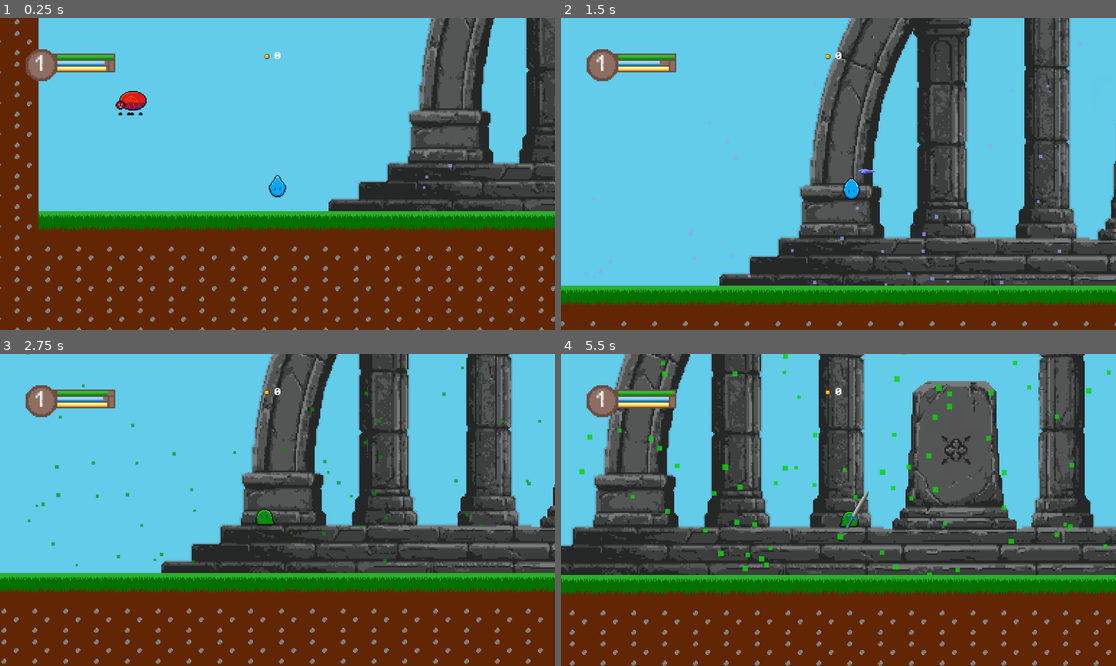
Above: before the commit, frames 1-4 (two rows, left to right).
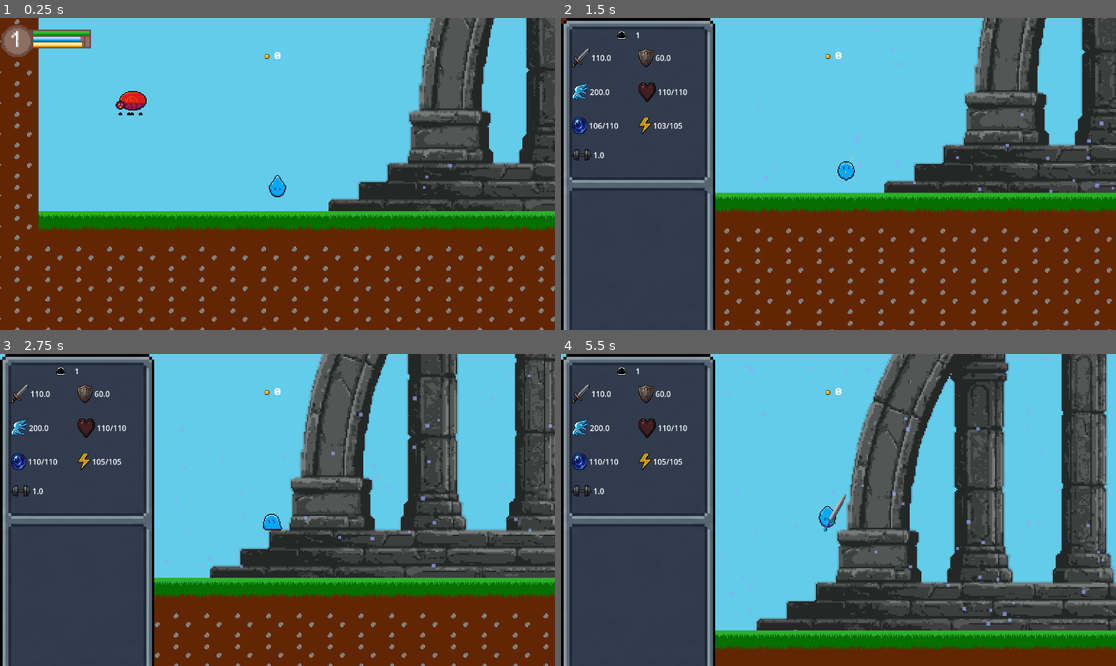
Above: after the commit, the same moments.

Repository: HEX-nova/Elegy-of-Ascension
Game: Godot game, scene res://Scenes/Tutorial.tscn
Same seed, same stepped clock (60 frames per second), same inputs: the game is played once before the commit and once after it.
Inputs (mouse positions are in pixels of both pictures, inside the frame that each line leads up to):
- Up to frame 1 (0.25 s): no input
- Up to frame 2 (1.5 s): tap Enter (ui_accept) at 0.5, 0.77 s; move the mouse to (960, 158) at 0.52 s; hold Right (ui_right) from 0.53 s (still down); tap U (Stats, bound only after the commit) at 0.6 s; move the mouse to (727, 189) at 1.27 s; click (727, 189) at 1.35 s
- Up to frame 3 (2.75 s): tap Enter (ui_accept) at 1.52 s; tap U (Stats, bound only after the commit) at 1.55, 2.3 s; move the mouse to (333, 441) at 2.02 s; release Right (ui_right) at 2.03 s; hold Left (ui_left) from 2.03 s (still down); right-click (333, 441) at 2.1 s
- Up to frame 4 (5.5 s): move the mouse to (810, 572) at 2.77 s; release Left (ui_left) at 2.78 s; hold Right (ui_right) 2.78-4.28 s; tap Shift (Sprint) at 2.85 s; tap Enter (ui_accept) at 3.02, 3.77, 4.52 s; tap U (Stats, bound only after the commit) at 3.05, 3.8, 4.35, 5.1 s; move the mouse to (1005, 556) at 3.52 s; tap F (SwitchMode) at 3.6 s; move the mouse to (672, 463) at 4.27 s; hold Left (ui_left) 4.28-5.03 s; move the mouse to (866, 510) at 5.02 s; hold Right (ui_right) from 5.03 s (still down)

The runs differ from the first frame. In frame 1, 2.3% of the frame differs, in the area x 0-21%, y 2-21%; in frame 2, 78%, in the area x 0-100%, y 0-100%; in frame 3, 65%; in frame 4, 76%.

Commit message:
Made pause / stats window

Diff:
--- /dev/null
+++ b/Animation Modules/UI icon animation.tres
@@ -0,0 +1,277 @@
+[gd_resource type="SpriteFrames" format=3 uid="uid://bk5rmhblp1d6i"]
+
+[ext_resource type="Texture2D" uid="uid://cqcjmf26vyaaw" path="res://Sprites/CryoModel.png" id="1_w7uve"]
+[ext_resource type="Texture2D" uid="uid://cmwnuoosicqaq" path="res://Sprites/DendroModel.png" id="2_52jlb"]
+[ext_resource type="Texture2D" uid="uid://buhlnlwat05lo" path="res://Sprites/HydroModel.png" id="3_e4acm"]
+[ext_resource type="Texture2D" uid="uid://drr8cmir87xk" path="res://Sprites/PyroModel.png" id="4_7vl77"]
+[ext_resource type="Texture2D" uid="uid://c7bn8kde2krde" path="res://Sprites/GeoModel.png" id="5_m4mn4"]
+[ext_resource type="Texture2D" uid="uid://ed4dm5ixxa7" path="res://Sprites/AnemoModel.png" id="6_wc21j"]
+[ext_resource type="Texture2D" uid="uid://spgh3m2r7ev4" path="res://Sprites/ElectroModel.png" id="7_x0qgq"]
+[ext_resource type="Texture2D" uid="uid://b6g81isegoe16" path="res://Sprites/NhlmModel.png" id="8_t35qi"]
+
+[sub_resource type="AtlasTexture" id="AtlasTexture_7ivx2"]
+atlas = ExtResource("1_w7uve")
+region = Rect2(0, 0, 32, 32)
+
+[sub_resource type="AtlasTexture" id="AtlasTexture_itdtf"]
+atlas = ExtResource("1_w7uve")
+region = Rect2(32, 0, 32, 32)
+
+[sub_resource type="AtlasTexture" id="AtlasTexture_sge8u"]
+atlas = ExtResource("1_w7uve")
+region = Rect2(64, 0, 32, 32)
+
+[sub_resource type="AtlasTexture" id="AtlasTexture_lorct"]
+atlas = ExtResource("1_w7uve")
+region = Rect2(96, 0, 32, 32)
+
+[sub_resource type="AtlasTexture" id="AtlasTexture_bt5b4"]
+atlas = ExtResource("2_52jlb")
+region = Rect2(0, 0, 32, 32)
+
+[sub_resource type="AtlasTexture" id="AtlasTexture_q6tw6"]
+atlas = ExtResource("2_52jlb")
+region = Rect2(32, 0, 32, 32)
+
+[sub_resource type="AtlasTexture" id="AtlasTexture_b1stp"]
+atlas = ExtResource("2_52jlb")
+region = Rect2(64, 0, 32, 32)
+
+[sub_resource type="AtlasTexture" id="AtlasTexture_fsrvp"]
+atlas = ExtResource("2_52jlb")
+region = Rect2(96, 0, 32, 32)
+
+[sub_resource type="AtlasTexture" id="AtlasTexture_vn1fx"]
+atlas = ExtResource("3_e4acm")
+region = Rect2(0, 0, 32, 32)
+
+[sub_resource type="AtlasTexture" id="AtlasTexture_ch70x"]
+atlas = ExtResource("3_e4acm")
+region = Rect2(32, 0, 32, 32)
+
+[sub_resource type="AtlasTexture" id="AtlasTexture_gi0bx"]
+atlas = ExtResource("3_e4acm")
+region = Rect2(64, 0, 32, 32)
+
+[sub_resource type="AtlasTexture" id="AtlasTexture_bf165"]
+atlas = ExtResource("3_e4acm")
+region = Rect2(96, 0, 32, 32)
+
+[sub_resource type="AtlasTexture" id="AtlasTexture_6akdd"]
+atlas = ExtResource("4_7vl77")
+region = Rect2(0, 0, 32, 32)
+
+[sub_resource type="AtlasTexture" id="AtlasTexture_hetpo"]
+atlas = ExtResource("4_7vl77")
+region = Rect2(32, 0, 32, 32)
+
+[sub_resource type="AtlasTexture" id="AtlasTexture_6h8cj"]
+atlas = ExtResource("4_7vl77")
+region = Rect2(64, 0, 32, 32)
+
+[sub_resource type="AtlasTexture" id="AtlasTexture_pylcp"]
+atlas = ExtResource("4_7vl77")
+region = Rect2(96, 0, 32, 32)
+
+[sub_resource type="AtlasTexture" id="AtlasTexture_l5x7m"]
+atlas = ExtResource("5_m4mn4")
+region = Rect2(0, 0, 32, 32)
+
+[sub_resource type="AtlasTexture" id="AtlasTexture_f3pwd"]
+atlas = ExtResource("5_m4mn4")
+region = Rect2(32, 0, 32, 32)
+
+[sub_resource type="AtlasTexture" id="AtlasTexture_xah3j"]
+atlas = ExtResource("5_m4mn4")
+region = Rect2(64, 0, 32, 32)
+
+[sub_resource type="AtlasTexture" id="AtlasTexture_236ef"]
+atlas = ExtResource("5_m4mn4")
+region = Rect2(96, 0, 32, 32)
+
+[sub_resource type="AtlasTexture" id="AtlasTexture_7pqlv"]
+atlas = ExtResource("6_wc21j")
+region = Rect2(0, 0, 32, 32)
+
+[sub_resource type="AtlasTexture" id="AtlasTexture_68eeh"]
+atlas = ExtResource("6_wc21j")
+region = Rect2(32, 0, 32, 32)
+
+[sub_resource type="AtlasTexture" id="AtlasTexture_6w7pi"]
+atlas = ExtResource("6_wc21j")
+region = Rect2(64, 0, 32, 32)
+
+[sub_resource type="AtlasTexture" id="AtlasTexture_vqymq"]
+atlas = ExtResource("6_wc21j")
+region = Rect2(96, 0, 32, 32)
+
+[sub_resource type="AtlasTexture" id="AtlasTexture_udmc2"]
+atlas = ExtResource("7_x0qgq")
+region = Rect2(0, 0, 32, 32)
+
+[sub_resource type="AtlasTexture" id="AtlasTexture_gtu0v"]
+atlas = ExtResource("7_x0qgq")
+region = Rect2(32, 0, 32, 32)
+
+[sub_resource type="AtlasTexture" id="AtlasTexture_ilc05"]
+atlas = ExtResource("7_x0qgq")
+region = Rect2(64, 0, 32, 32)
+
+[sub_resource type="AtlasTexture" id="AtlasTexture_7nrgf"]
+atlas = ExtResource("7_x0qgq")
+region = Rect2(96, 0, 32, 32)
+
+[sub_resource type="AtlasTexture" id="AtlasTexture_0y8wy"]
+atlas = ExtResource("8_t35qi")
+region = Rect2(0, 0, 32, 32)
+
+[sub_resource type="AtlasTexture" id="AtlasTexture_tkm7a"]
+atlas = ExtResource("8_t35qi")
+region = Rect2(32, 0, 32, 32)
+
+[sub_resource type="AtlasTexture" id="AtlasTexture_vue2n"]
+atlas = ExtResource("8_t35qi")
+region = Rect2(64, 0, 32, 32)
+
+[sub_resource type="AtlasTexture" id="AtlasTexture_wow7h"]
+atlas = ExtResource("8_t35qi")
+region = Rect2(96, 0, 32, 32)
+
+[resource]
+animations = [{
+"frames": [{
+"duration": 1.0,
+"texture": SubResource("AtlasTexture_7ivx2")
+}, {
+"duration": 1.0,
+"texture": SubResource("AtlasTexture_itdtf")
+}, {
+"duration": 1.0,
+"texture": SubResource("AtlasTexture_sge8u")
+}, {
+"duration": 1.0,
+"texture": SubResource("AtlasTexture_lorct")
+}],
+"loop": true,
+"name": &"0",
+"speed": 5.0
+}, {
+"frames": [{
+"duration": 1.0,
+"texture": SubResource("AtlasTexture_bt5b4")
+}, {
+"duration": 1.0,
+"texture": SubResource("AtlasTexture_q6tw6")
+}, {
+"duration": 1.0,
+"texture": SubResource("AtlasTexture_b1stp")
+}, {
+"duration": 1.0,
+"texture": SubResource("AtlasTexture_fsrvp")
+}],
+"loop": true,
+"name": &"1",
+"speed": 5.0
+}, {
+"frames": [{
+"duration": 1.0,
+"texture": SubResource("AtlasTexture_vn1fx")
+}, {
+"duration": 1.0,
+"texture": SubResource("AtlasTexture_ch70x")
+}, {
+"duration": 1.0,
+"texture": SubResource("AtlasTexture_gi0bx")
+}, {
+"duration": 1.0,
+"texture": SubResource("AtlasTexture_bf165")
+}],
+"loop": true,
+"name": &"2",
+"speed": 5.0
+}, {
+"frames": [{
+"duration": 1.0,
+"texture": SubResource("AtlasTexture_6akdd")
+}, {
+"duration": 1.0,
+"texture": SubResource("AtlasTexture_hetpo")
+}, {
+"duration": 1.0,
+"texture": SubResource("AtlasTexture_6h8cj")
+}, {
+"duration": 1.0,
+"texture": SubResource("AtlasTexture_pylcp")
+}],
+"loop": true,
+"name": &"3",
+"speed": 5.0
+}, {
+"frames": [{
+"duration": 1.0,
+"texture": SubResource("AtlasTexture_l5x7m")
+}, {
+"duration": 1.0,
+"texture": SubResource("AtlasTexture_f3pwd")
+}, {
+"duration": 1.0,
+"texture": SubResource("AtlasTexture_xah3j")
+}, {
+"duration": 1.0,
+"texture": SubResource("AtlasTexture_236ef")
+}],
+"loop": true,
+"name": &"4",
+"speed": 5.0
+}, {
+"frames": [{
+"duration": 1.0,
+"texture": SubResource("AtlasTexture_7pqlv")
+}, {
+"duration": 1.0,
+"texture": SubResource("AtlasTexture_68eeh")
+}, {
+"duration": 1.0,
+"texture": SubResource("AtlasTexture_6w7pi")
+}, {
+"duration": 1.0,
+"texture": SubResource("AtlasTexture_vqymq")
+}],
+"loop": true,
+"name": &"5",
+"speed": 5.0
+}, {
+"frames": [{
+"duration": 1.0,
+"texture": SubResource("AtlasTexture_udmc2")
+}, {
+"duration": 1.0,
+"texture": SubResource("AtlasTexture_gtu0v")
+}, {
+"duration": 1.0,
+"texture": SubResource("AtlasTexture_ilc05")
+}, {
+"duration": 1.0,
+"texture": SubResource("AtlasTexture_7nrgf")
+}],
+"loop": true,
+"name": &"6",
+"speed": 5.0
+}, {
+"frames": [{
+"duration": 1.0,
+"texture": SubResource("AtlasTexture_0y8wy")
+}, {
+"duration": 1.0,
+"texture": SubResource("AtlasTexture_tkm7a")
+}, {
+"duration": 1.0,
+"texture": SubResource("AtlasTexture_vue2n")
+}, {
+"duration": 1.0,
+"texture": SubResource("AtlasTexture_wow7h")
+}],
+"loop": true,
+"name": &"7",
+"speed": 5.0
+}]
--- a/Scenes/HUD.tscn
+++ b/Scenes/HUD.tscn
@@ -2,7 +2,9 @@
 
 [ext_resource type="Script" uid="uid://c6q4qv60etci5" path="res://Scripts/hud.gd" id="1_jo1ms"]
 [ext_resource type="Texture2D" uid="uid://jt2wqcpkfvj3" path="res://Sprites/coin.png" id="1_sd512"]
+[ext_resource type="PackedScene" uid="uid://drf2egds7exdy" path="res://Scenes/Stats.tscn" id="2_c3eba"]
 [ext_resource type="FontFile" uid="uid://d1f4gqdkd26i3" path="res://Fonts/PixelOperator8-Bold.ttf" id="3_psnte"]
+[ext_resource type="PackedScene" uid="uid://cehullm6de50b" path="res://Scenes/pause_menu.tscn" id="4_s3jbq"]
 
 [sub_resource type="AtlasTexture" id="AtlasTexture_jo1ms"]
 atlas = ExtResource("1_sd512")
@@ -57,6 +59,9 @@
 [node name="HUD" type="CanvasLayer" unique_id=1410368768]
 script = ExtResource("1_jo1ms")
 
+[node name="PauseMenu" parent="." unique_id=1488684670 instance=ExtResource("4_s3jbq")]
+layer = 3
+
 [node name="UI container" type="Control" parent="." unique_id=74467544]
 layout_mode = 3
 anchors_preset = 15
@@ -64,6 +69,11 @@
 anchor_bottom = 1.0
 grow_horizontal = 2
 grow_vertical = 2
+
+[node name="Stats Tab" parent="UI container" unique_id=1073856702 instance=ExtResource("2_c3eba")]
+process_mode = 3
+layout_mode = 1
+scale = Vector2(3, 3)
 
 [node name="Counter" type="HBoxContainer" parent="UI container" unique_id=896012544]
 layout_mode = 1
--- a/Scenes/Tutorial.tscn
+++ b/Scenes/Tutorial.tscn
@@ -4,7 +4,6 @@
 [ext_resource type="PackedScene" uid="uid://b2vboas5sumof" path="res://Scenes/Player.tscn" id="2_uo1fs"]
 [ext_resource type="PackedScene" uid="uid://cswrnacaxv7go" path="res://Scenes/coin.tscn" id="3_uo1fs"]
 [ext_resource type="PackedScene" uid="uid://dc8aggqgcaqc" path="res://Scenes/HUD.tscn" id="4_7bloo"]
-[ext_resource type="PackedScene" uid="uid://drf2egds7exdy" path="res://Scenes/Stats.tscn" id="5_rlm2d"]
 [ext_resource type="PackedScene" uid="uid://8t7koapnounk" path="res://Scenes/practice_target.tscn" id="6_3j26a"]
 [ext_resource type="PackedScene" uid="uid://ct5ka4g07854y" path="res://Scenes/Sentinel.tscn" id="7_x7a1n"]
 [ext_resource type="PackedScene" uid="uid://4jwx264gmljw" path="res://Scenes/shrine.tscn" id="8_vv0ms"]
@@ -25,13 +24,6 @@
 position = Vector2(-248, 7)
 
 [node name="HUD" parent="." unique_id=1410368768 instance=ExtResource("4_7bloo")]
-
-[node name="Stats Tab" parent="HUD" unique_id=1073856702 instance=ExtResource("5_rlm2d")]
-offset_left = 50.0
-offset_top = 50.0
-offset_right = 90.0
-offset_bottom = 90.0
-scale = Vector2(3, 3)
 
 [node name="Practice Target" parent="." unique_id=697207792 instance=ExtResource("6_3j26a")]
 position = Vector2(312, -48)
--- a/Scenes/cinderbug.tscn
+++ b/Scenes/cinderbug.tscn
@@ -45,7 +45,7 @@
 
 [node name="Cinderbug" type="CharacterBody2D" unique_id=1910152083 groups=["Enemy"]]
 collision_layer = 8
-collision_mask = 119
+collision_mask = 247
 script = ExtResource("1_cfc6s")
 
 [node name="AnimatedSprite2D" type="AnimatedSprite2D" parent="." unique_id=205564152]
--- /dev/null
+++ b/Scenes/pause_menu.tscn
@@ -0,0 +1,174 @@
+[gd_scene format=3 uid="uid://cehullm6de50b"]
+
+[ext_resource type="Texture2D" uid="uid://c8yavqeb57ooh" path="res://Sprites/UI Bg.png" id="1_1och7"]
+[ext_resource type="Script" uid="uid://cjqls7a6j8law" path="res://Scripts/pause_menu.gd" id="1_bpi0q"]
+[ext_resource type="SpriteFrames" uid="uid://bk5rmhblp1d6i" path="res://Animation Modules/UI icon animation.tres" id="2_bpi0q"]
+[ext_resource type="Texture2D" uid="uid://bbyb8168awdhx" path="res://Sprites/UI Icons.png" id="3_vmyb1"]
+
+[sub_resource type="AtlasTexture" id="AtlasTexture_myy0f"]
+atlas = ExtResource("3_vmyb1")
+region = Rect2(172, 90, 36, 38)
+
+[sub_resource type="AtlasTexture" id="AtlasTexture_sjs17"]
+atlas = ExtResource("3_vmyb1")
+region = Rect2(217, 90, 31, 39)
+
+[sub_resource type="AtlasTexture" id="AtlasTexture_u8tnp"]
+atlas = ExtResource("3_vmyb1")
+region = Rect2(176, 169, 33, 40)
+
+[sub_resource type="AtlasTexture" id="AtlasTexture_stj27"]
+atlas = ExtResource("3_vmyb1")
+region = Rect2(172, 134, 36, 33)
+
+[sub_resource type="AtlasTexture" id="AtlasTexture_ix48p"]
+atlas = ExtResource("3_vmyb1")
+region = Rect2(217, 135, 31, 31)
+
+[sub_resource type="AtlasTexture" id="AtlasTexture_524vl"]
+atlas = ExtResource("3_vmyb1")
+region = Rect2(93, 174, 26, 35)
+
+[sub_resource type="AtlasTexture" id="AtlasTexture_0fi7f"]
+atlas = ExtResource("3_vmyb1")
+region = Rect2(128, 181, 40, 21)
+
+[node name="PauseMenu" type="CanvasLayer" unique_id=1488684670]
+process_mode = 3
+script = ExtResource("1_bpi0q")
+
+[node name="MenuRoot" type="Control" parent="." unique_id=1186455589]
+layout_mode = 3
+anchors_preset = 9
+anchor_bottom = 1.0
+offset_right = 1151.0
+grow_vertical = 2
+size_flags_horizontal = 3
+size_flags_vertical = 3
+
+[node name="Background" type="TextureRect" parent="MenuRoot" unique_id=1675709308]
+process_mode = 3
+layout_mode = 1
+anchors_preset = 9
+anchor_bottom = 1.0
+offset_right = 320.0
+offset_bottom = 40.0
+grow_vertical = 2
+texture = ExtResource("1_1och7")
+stretch_mode = 4
+
+[node name="UpperStats" type="VBoxContainer" parent="MenuRoot/Background" unique_id=1066495293]
+layout_mode = 1
+anchors_preset = 9
+anchor_bottom = 1.0
+offset_left = 23.0
+offset_top = 24.0
+offset_right = 298.0
+offset_bottom = -357.0
+grow_vertical = 2
+theme_override_constants/separation = 16
+
+[node name="Name _ level" type="HBoxContainer" parent="MenuRoot/Background/UpperStats" unique_id=1867843434]
+layout_direction = 2
+layout_mode = 2
+alignment = 1
+
+[node name="Level" type="Label" parent="MenuRoot/Background/UpperStats/Name _ level" unique_id=1301466963]
+layout_mode = 2
+text = "1"
+
+[node name="Player Icon" type="AnimatedSprite2D" parent="MenuRoot/Background/UpperStats/Name _ level" unique_id=1251987404]
+position = Vector2(103, 4)
+sprite_frames = ExtResource("2_bpi0q")
+animation = &"7"
+
+[node name="Stats" type="GridContainer" parent="MenuRoot/Background/UpperStats" unique_id=2114679536]
+layout_mode = 2
+size_flags_stretch_ratio = 16.23
+theme_override_constants/h_separation = 0
+theme_override_constants/v_separation = 32
+columns = 2
+
+[node name="Attack" type="HBoxContainer" parent="MenuRoot/Background/UpperStats/Stats" unique_id=328138936]
+layout_mode = 2
+size_flags_horizontal = 3
+size_flags_vertical = 3
+
+[node name="Icon" type="TextureRect" parent="MenuRoot/Background/UpperStats/Stats/Attack" unique_id=1584312113]
+layout_mode = 2
+texture = SubResource("AtlasTexture_myy0f")
+
+[node name="Value" type="Label" parent="MenuRoot/Background/UpperStats/Stats/Attack" unique_id=837507737]
+layout_mode = 2
+
+[node name="Defense" type="HBoxContainer" parent="MenuRoot/Background/UpperStats/Stats" unique_id=1155491435]
+layout_mode = 2
+size_flags_horizontal = 3
+size_flags_vertical = 3
+
+[node name="Icon" type="TextureRect" parent="MenuRoot/Background/UpperStats/Stats/Defense" unique_id=2052877883]
+layout_mode = 2
+texture = SubResource("AtlasTexture_sjs17")
+
+[node name="Value" type="Label" parent="MenuRoot/Background/UpperStats/Stats/Defense" unique_id=1084199381]
+layout_mode = 2
+
+[node name="Speed" type="HBoxContainer" parent="MenuRoot/Background/UpperStats/Stats" unique_id=1344759067]
+layout_mode = 2
+size_flags_horizontal = 3
+size_flags_vertical = 3
+
+[node name="Icon" type="TextureRect" parent="MenuRoot/Background/UpperStats/Stats/Speed" unique_id=1939151927]
+layout_mode = 2
+texture = SubResource("AtlasTexture_u8tnp")
+
+[node name="Value" type="Label" parent="MenuRoot/Background/UpperStats/Stats/Speed" unique_id=930919451]
+layout_mode = 2
+
+[node name="Health" type="HBoxContainer" parent="MenuRoot/Background/UpperStats/Stats" unique_id=2021362219]
+layout_mode = 2
+size_flags_horizontal = 3
+size_flags_vertical = 3
+
+[node name="Icon" type="TextureRect" parent="MenuRoot/Background/UpperStats/Stats/Health" unique_id=919794760]
+layout_mode = 2
+texture = SubResource("AtlasTexture_stj27")
+
+[node name="Value" type="Label" parent="MenuRoot/Background/UpperStats/Stats/Health" unique_id=1270519289]
+layout_mode = 2
+
+[node name="Atheer" type="HBoxContainer" parent="MenuRoot/Background/UpperStats/Stats" unique_id=398359548]
+layout_mode = 2
+size_flags_horizontal = 3
+size_flags_vertical = 3
+
+[node name="Icon" type="TextureRect" parent="MenuRoot/Background/UpperStats/Stats/Atheer" unique_id=1760534927]
+layout_mode = 2
+texture = SubResource("AtlasTexture_ix48p")
+
+[node name="Value" type="Label" parent="MenuRoot/Background/UpperStats/Stats/Atheer" unique_id=379535334]
+layout_mode = 2
+
+[node name="Stamina" type="HBoxContainer" parent="MenuRoot/Background/UpperStats/Stats" unique_id=38515009]
+layout_mode = 2
+size_flags_horizontal = 3
+size_flags_vertical = 3
+
+[node name="Icon" type="TextureRect" parent="MenuRoot/Background/UpperStats/Stats/Stamina" unique_id=441730260]
+layout_mode = 2
+texture = SubResource("AtlasTexture_524vl")
+
+[node name="Value" type="Label" parent="MenuRoot/Background/UpperStats/Stats/Stamina" unique_id=908029881]
+layout_mode = 2
+
+[node name="Weight" type="HBoxContainer" parent="MenuRoot/Background/UpperStats/Stats" unique_id=316962408]
+layout_mode = 2
+size_flags_horizontal = 3
+size_flags_vertical = 3
+
+[node name="Icon" type="TextureRect" parent="MenuRoot/Background/UpperStats/Stats/Weight" unique_id=1695667883]
+layout_mode = 2
+texture = SubResource("AtlasTexture_0fi7f")
+
+[node name="Value" type="Label" parent="MenuRoot/Background/UpperStats/Stats/Weight" unique_id=1424707364]
+layout_mode = 2
--- /dev/null
+++ b/Scripts/pause_menu.gd
@@ -0,0 +1,29 @@
+extends CanvasLayer
+
+@onready var stats_comp = StatsComponent
+func _ready() -> void:
+	visible = false
+	update_stat_labels()
+
+func _input(event: InputEvent) -> void:
+	if Input.is_action_just_pressed("Stats"):
+		toggle_menu()
+
+func toggle_menu():
+	visible = !visible
+	get_tree().paused = visible
+	if visible:
+		update_stat_labels()
+
+func update_stat_labels():
+	if stats_comp == null: return
+	var level_label = $"MenuRoot/Background/UpperStats/Name _ level/Level"
+	level_label.text = str(stats_comp.level)
+	var grid = $MenuRoot/Background/UpperStats/Stats
+	grid.get_node("Attack/Value").text  = str(stats_comp.attack)
+	grid.get_node("Defense/Value").text = str(stats_comp.defense)
+	grid.get_node("Speed/Value").text   = str(stats_comp.move_speed)
+	grid.get_node("Health/Value").text  = str(int(round(stats_comp.current_health))) + "/" + str(int(round(stats_comp.max_health)))
+	grid.get_node("Atheer/Value").text  = str(int(round(stats_comp.current_atheer))) + "/" + str(int(round(stats_comp.max_atheer)))
+	grid.get_node("Stamina/Value").text = str(int(round(stats_comp.current_stamina))) + "/" + str(int(round(stats_comp.max_stamina)))
+	grid.get_node("Weight/Value").text  = str(stats_comp.weight)
--- a/project.godot
+++ b/project.godot
@@ -98,6 +98,11 @@
 "events": [Object(InputEventKey,"resource_local_to_scene":false,"resource_name":"","device":-1,"window_id":0,"alt_press …(192 unchanged characters)…
 ]
 }
+Stats={
+"deadzone": 0.2,
+"events": [Object(InputEventKey,"resource_local_to_scene":false,"resource_name":"","device":-1,"window_id":0,"alt_pressed":false,"shift_pressed":false,"ctrl_pressed":false,"meta_pressed":false,"pressed":false,"keycode":0,"physical_keycode":85,"key_label":0,"unicode":117,"location":0,"echo":false,"script":null)
+]
+}
 
 [layer_names]
 
Not shown: 1 places in Scenes/cinderbug.tscn that only renumber resources
Not shown, added: Scripts/pause_menu.gd.uid
Binary file added: Sprites/UI Bg.png
Not shown, added: Sprites/UI Bg.png.import
Binary file added: Sprites/UI Icons.png
Not shown, added: Sprites/UI Icons.png.import
Binary file added: Sprites/UI core sheet.png
Not shown, added: Sprites/UI core sheet.png.import
